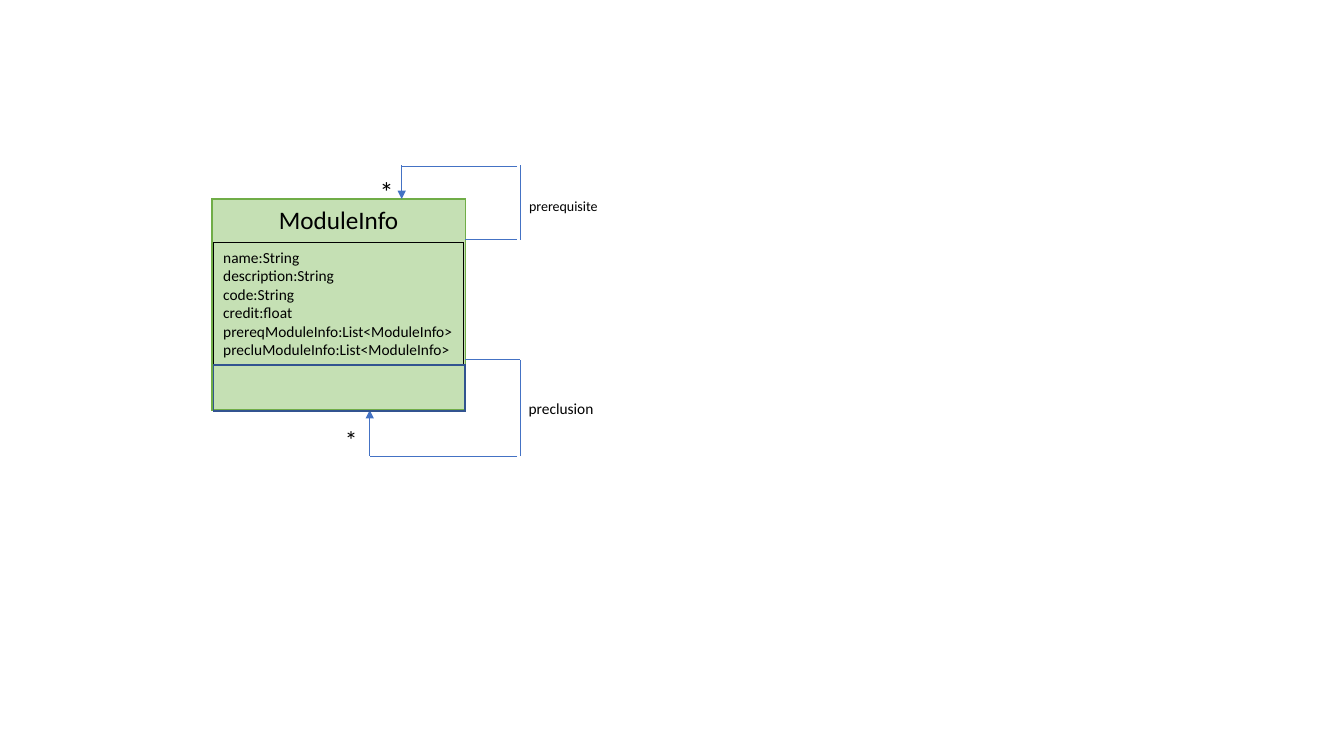
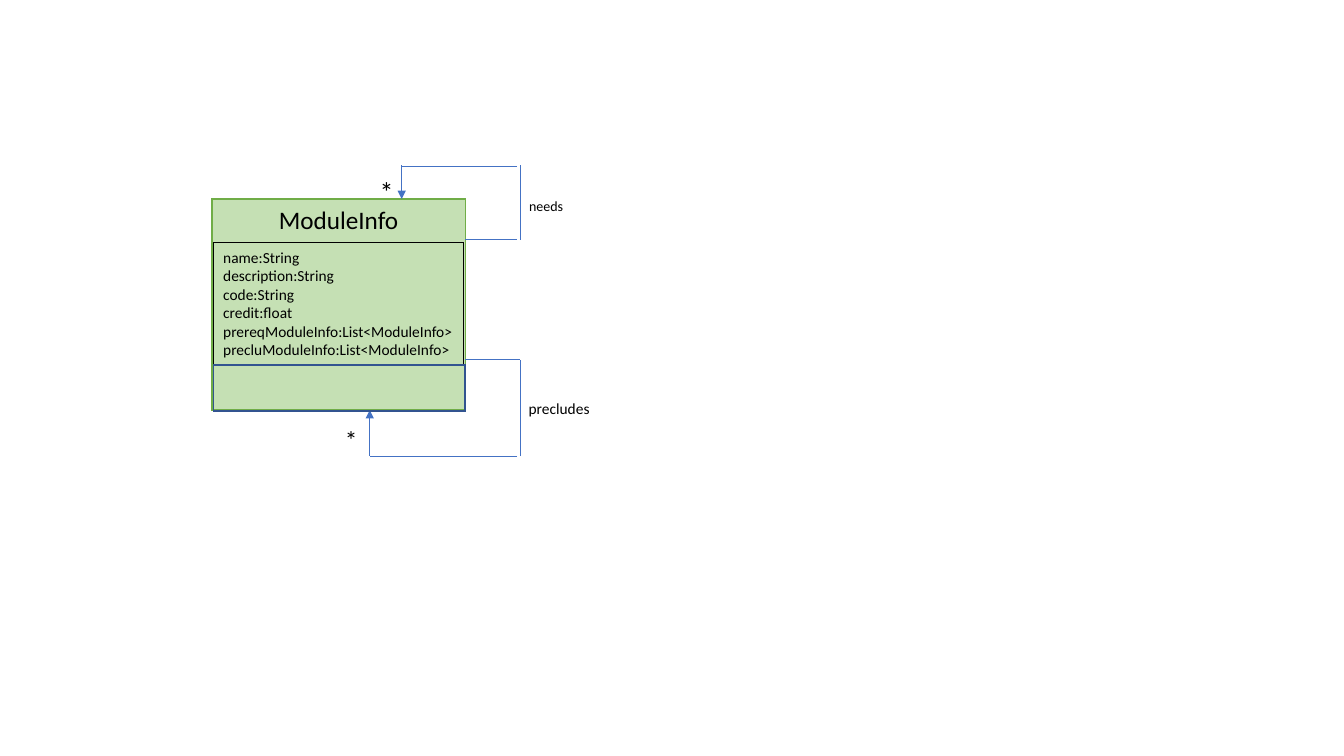
Before and after one commit to CS2103-AY1819S1-T16-4/main, a slide deck: slide 1 of docs/diagrams/ModuleInfoClassDiagram.pptx. Drawn at 1344x756 pixels with LibreOffice and Linux fonts; fonts in the diff are those of the drawing. Boxes give left, top, right and bottom in pixels: in the first picture for what was removed or moved away, otherwise in the second. Text is boxed around its words. In the diff, an @@ line names an element or a change of style, - is before the commit and + after.

```diff
--- a/docs/diagrams/ModuleInfoClassDiagram.pptx
+++ b/docs/diagrams/ModuleInfoClassDiagram.pptx
@@ text at [529,201,563,211]: text changed @@
-prerequisite
+needs
@@ text at [529,403,590,417]: text changed @@
-preclusion
+precludes
```
Also in this commit, not shown: 1 other file.
